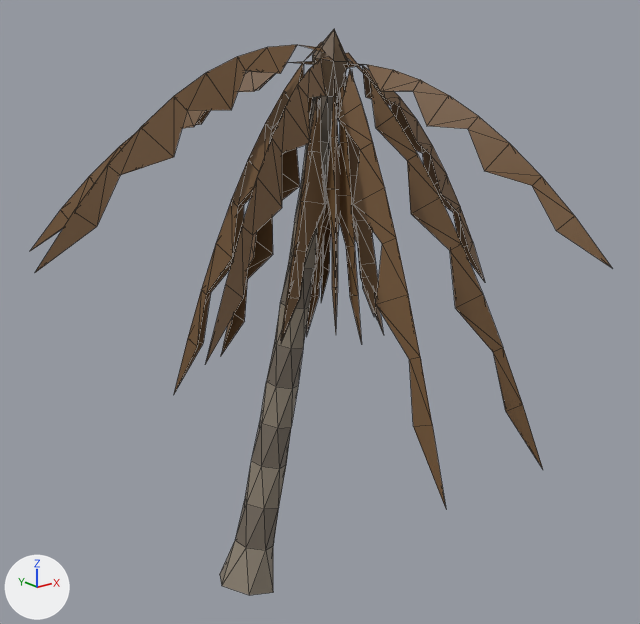
One commit to the FBX model FBX/SM_Palm_Dead_B.fbx: the scene before it, then after it.
One viewpoint serves both versions: a 50 mm lens placed at (-5.33, -8.16, 6.63), pointed at (0.81, -0.49, 3.56). Arrows for +X, +Y and +Z are at lower left; the lights stay in place. The first picture is the older version. Mesh edges are drawn as thin lines. Objects named as collision shapes, trigger or cutter boxes, shadow casters or lower levels of detail are left out. Where no turn or scale is listed for an object, it has been applied to the vertices.

In view in the first picture: 'SM_Palm_Dead_B_LOD0'.
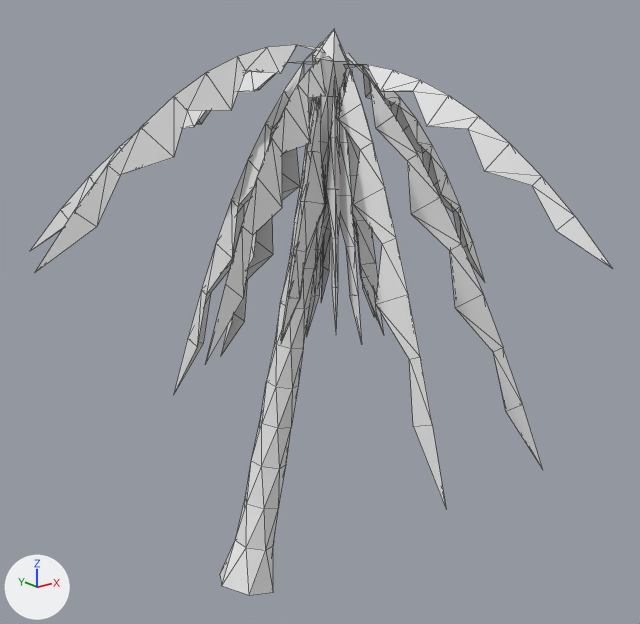
Pixel boxes (x1, y1, x2, y2) of what changed, in the pictures (640 x 624 px):
'SM_Palm_Dead_B_LOD0', recoloured (brown to white)
    both: (30, 29, 612, 595)

The edits, one by one:
Material 'MI_Palm_Dead' (mat_mi_palm_dead) changes colour from brown #735535 to white #e7e7e7; in linear values from (0.17, 0.09, 0.035) to (0.8, 0.8, 0.8).
Material 'MI_Palm_Husk' (mat_mi_palm_husk) changes colour from brown #655038 to white #e7e7e7; in linear values from (0.13, 0.08, 0.04) to (0.8, 0.8, 0.8).
Material 'MI_Palm_TrunkA' (mat_mi_palm_trunka) changes colour from brown #867c6c to white #e7e7e7; in linear values from (0.24, 0.2, 0.15) to (0.8, 0.8, 0.8).
Material 'MI_Palm_TrunkB' (mat_mi_palm_trunkb) changes colour from brown #6f6559 to white #e7e7e7; in linear values from (0.16, 0.13, 0.1) to (0.8, 0.8, 0.8).
